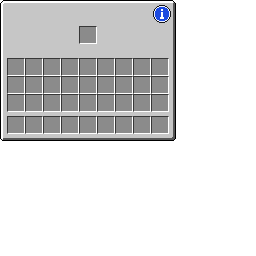
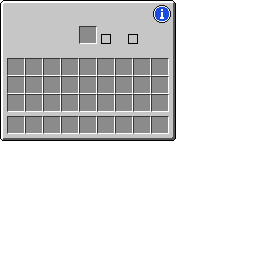
Layer changes from the first 256x256 image to the second:
painted on "Icons" over box(101, 34, 138, 44)
